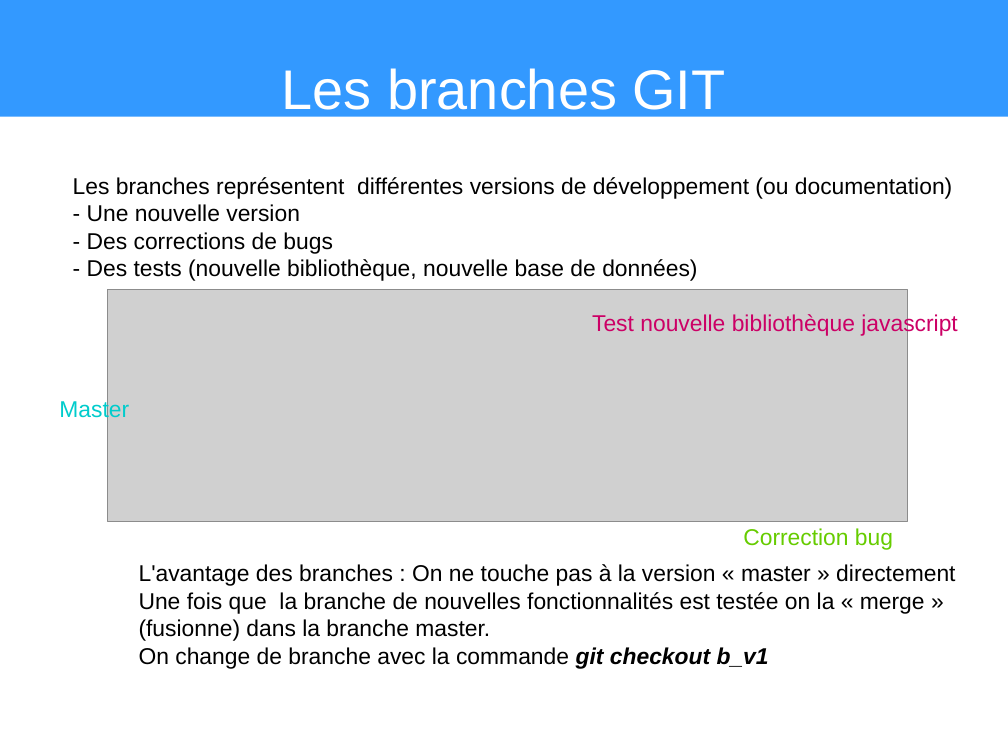
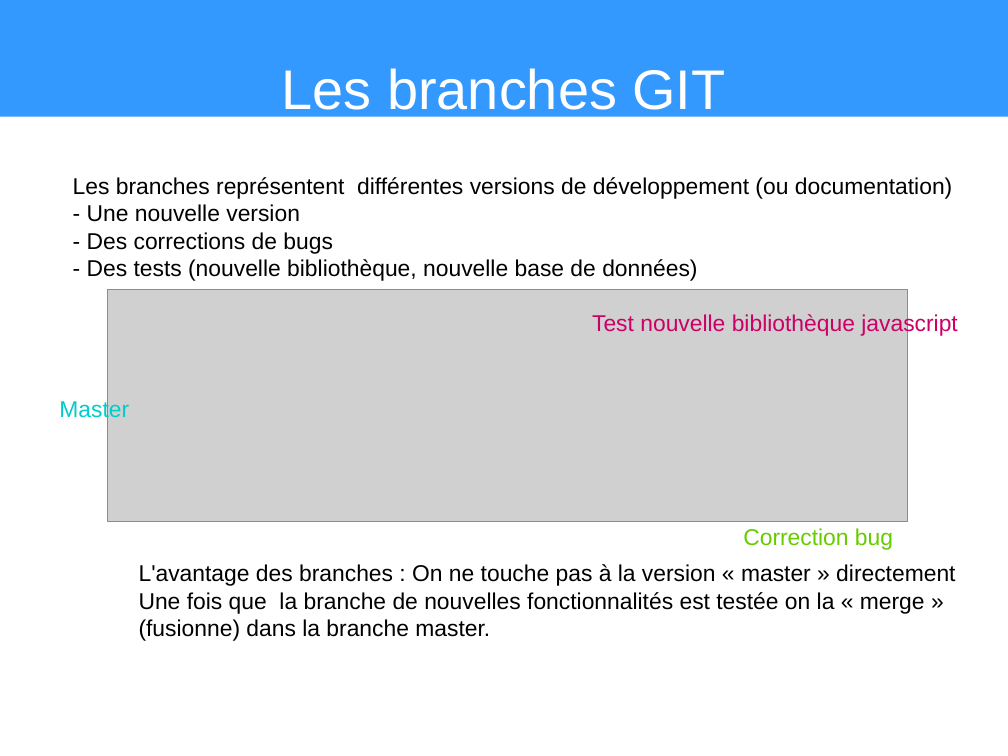
Before and after one commit to heylve/current, a slide deck: slide 11 of Presentations/git_explained.odp. Drawn at 1008x756 pixels with LibreOffice and Linux fonts; fonts in the diff are those of the drawing; grey boxes stand for pictures. Boxes give left, top, right and bottom in pixels: in the first picture for what was removed or moved away, otherwise in the second. Text is boxed around its words. In the diff, an @@ line names an element or a change of style, - is before the commit and + after.

```diff
--- a/Presentations/git_explained.odp
+++ b/Presentations/git_explained.odp
@@ text at (139, 647, 769, 669): paragraph removed @@
-On change de branche avec la commande git checkout b_v1
```
Also in this commit, not shown: 3 other slides changed, 16 other files.
